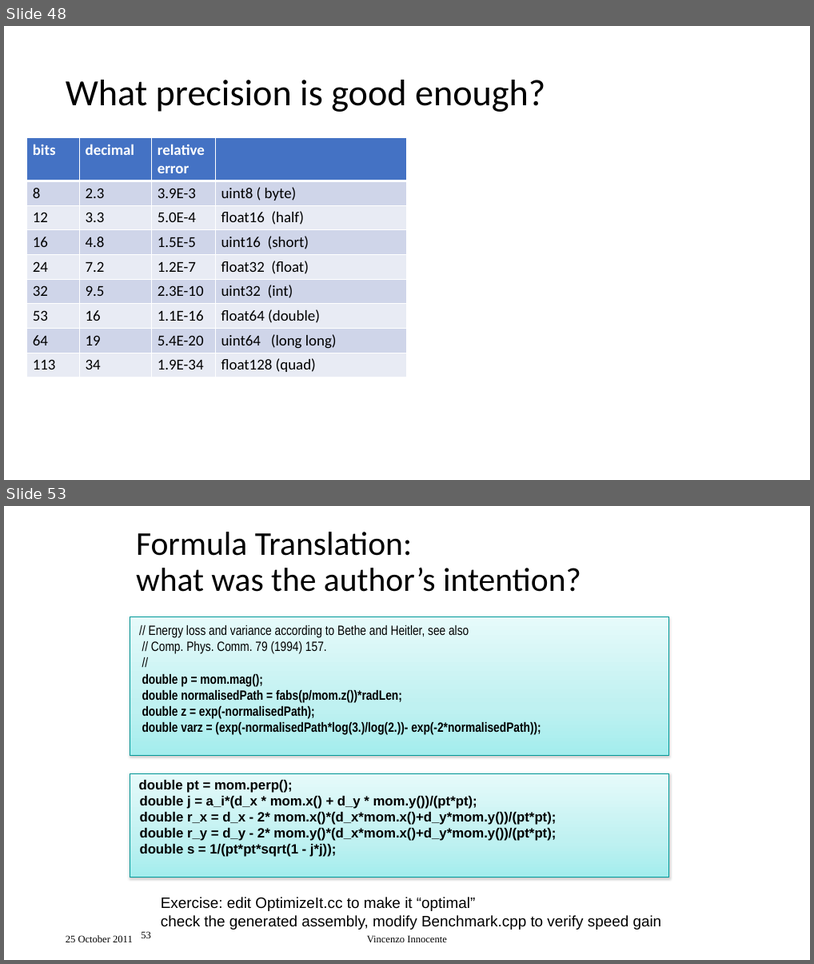
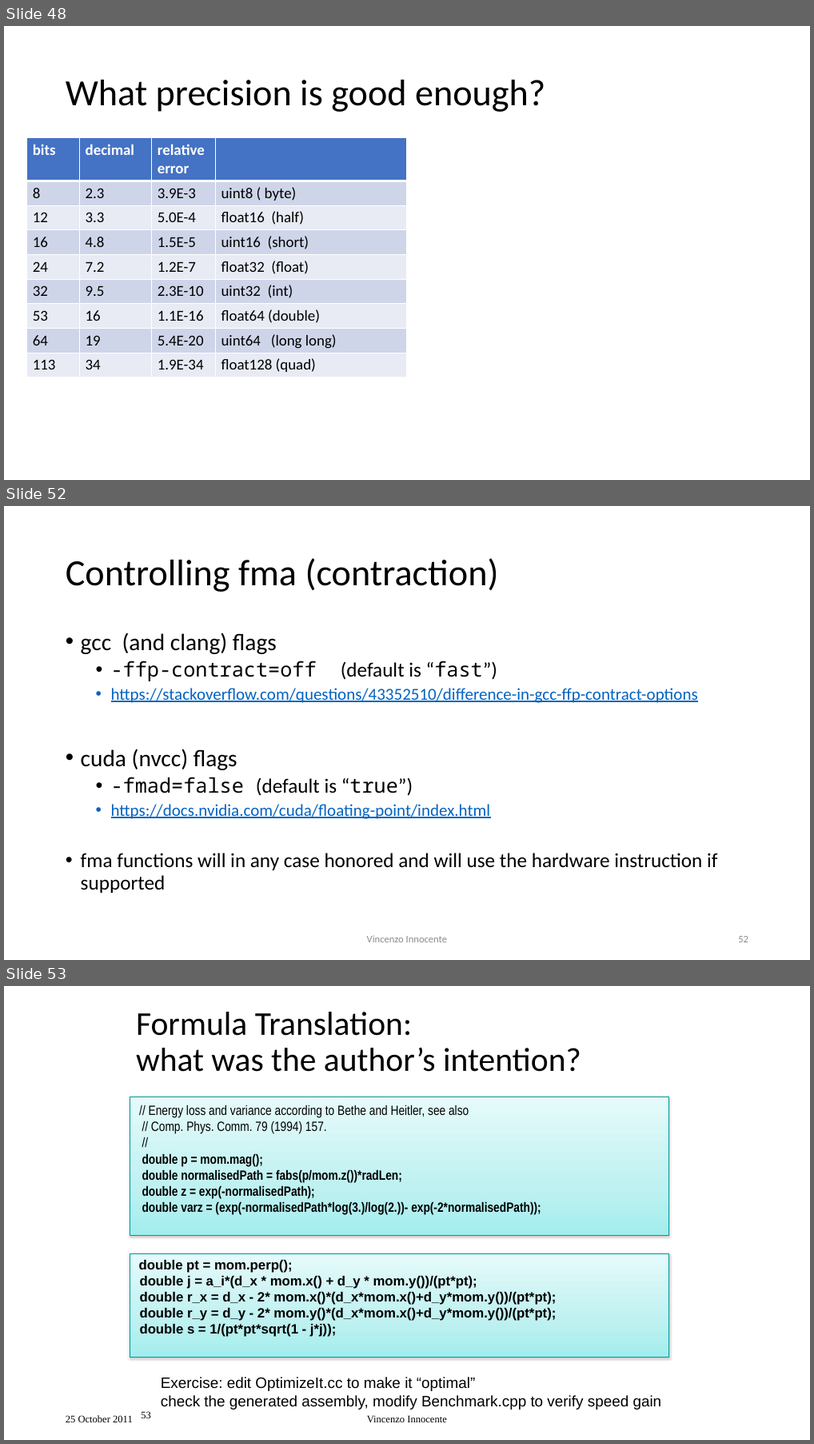
Before and after one commit to VinInn/FPCourse, a slide deck: Slides/FPforScientist.pptx. Shown one above the other, each under a label of ours: slides 48 and 53 before the commit, slides 48, 52 and 53 after it; the slides between them are not shown. The pictures are 814x964 and 814x1444 pixels, drawn with LibreOffice and Linux fonts; fonts in the diff are those of the drawing. Boxes give left, top, right and bottom in pixels: in the first picture for what was removed or moved away, otherwise in the second. Text is boxed around its words. In the diff, an @@ line names an element or a change of style, - is before the commit and + after.

```diff
--- a/Slides/FPforScientist.pptx
+++ b/Slides/FPforScientist.pptx
@@ slide 52 added at [4, 506, 810, 960], background #FFFFFF @@
@@ title added at [66, 558, 499, 592], 44 pt, text #000000 @@
+Controlling fma (contraction)
@@ text added at [81, 632, 718, 892], 24 pt, text #000000 @@
+• gcc (and clang) flags
+  • -ffp-contract=off (default is “fast”)
+  • https://stackoverflow.com/questions/43352510/difference-in-gcc-ffp-contract-options
+• cuda (nvcc) flags
+  • -fmad=false (default is “true”)
+  • https://docs.nvidia.com/cuda/floating-point/index.html
+• fma functions will in any case honored and will use the hardware instruction if supported
@@ text added at [367, 935, 447, 942], 12 pt, text #8C8C8C @@
+Vincenzo Innocente
@@ page number added at [738, 936, 749, 942], 12 pt, text #8C8C8C @@
+52
```
Also in this commit, not shown: 1 slide changed, 3 other slides added, 1 slide removed.
